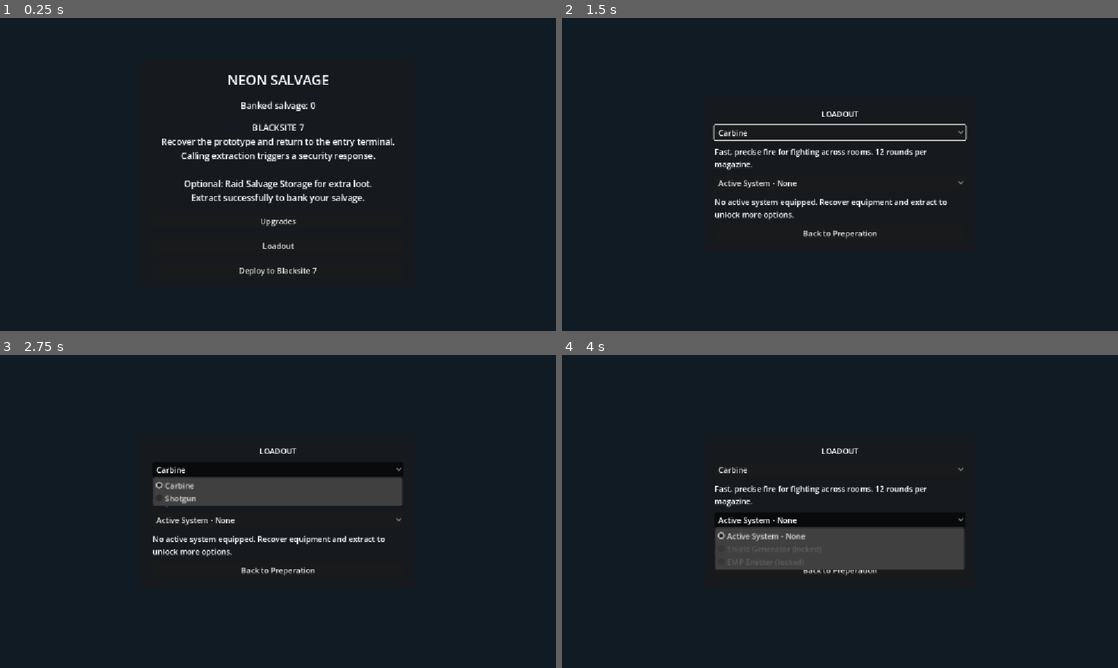
Above: before the commit, frames 1-4 (two rows, left to right).
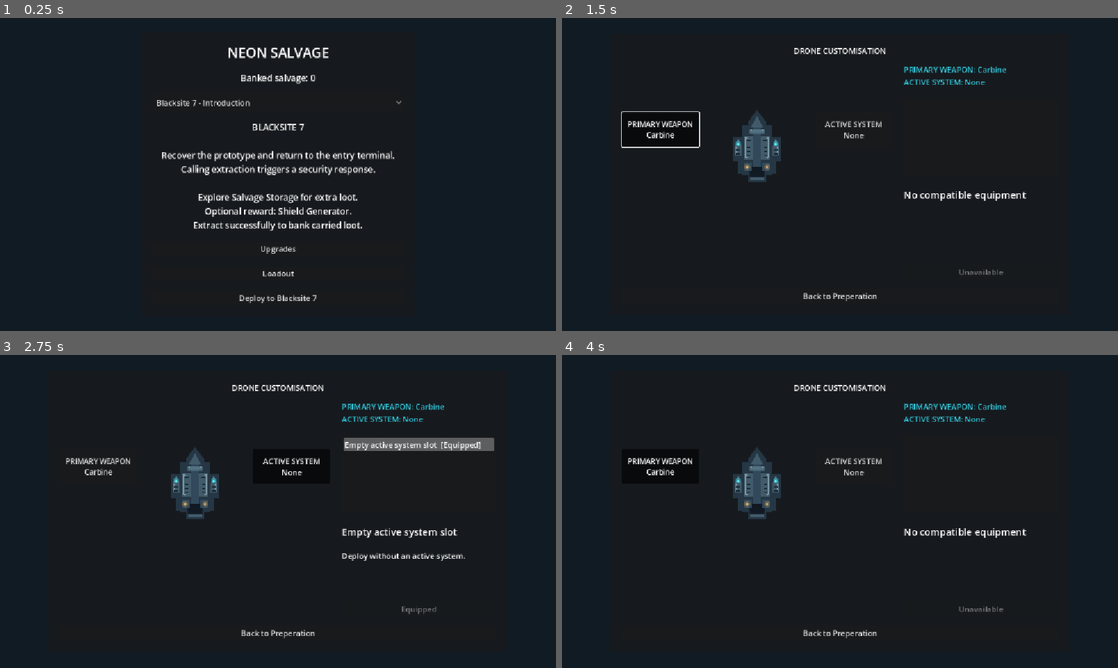
Above: after the commit, the same moments.

Repository: lolalolabob123/NeonSalvage-Godot
Game: Godot game, scene res://scenes/ui/PreperationScreen.tscn
Same seed, same stepped clock (60 frames per second), same inputs: the game is played once before the commit and once after it.
Inputs (mouse positions are in pixels of both pictures, inside the frame that each line leads up to):
- Up to frame 1 (0.25 s): no input
- Up to frame 2 (1.5 s): click (840, 102) at 0.5 s, where only the run after the commit has a clickable "Blacksite 7 - Introduction"; click "Loadout" at 1.25 s
- Up to frame 3 (2.75 s): click (278, 470) at 2 s, where only the run before the commit has a clickable "Carbine"
- Up to frame 4 (4 s): click (662, 467) at 2.75 s, where only the run after the commit has a clickable "PRIMARY WEAPON Carbine"; click (840, 520) at 3.5 s, where only the run before the commit has a clickable "Active System - None"

The runs differ from the first frame. In frame 1, 5.5% of the frame differs, in the area x 28-73%, y 9-92%; in frame 2, 4.8%; in frame 3, 8.6%; in frame 4, 9.4%, in the area x 11-84%, y 9-91%.

Commit message:
Started implementing an improved loadout system

Diff:
--- a/neon-salvage/scenes/levels/RelayStation.tscn
+++ b/neon-salvage/scenes/levels/RelayStation.tscn
@@ -742,12 +742,12 @@
 navigation_polygon = SubResource("NavigationPolygon_cupjd")
 script = ExtResource("17_cupjd")
 
-[node name="JunctionSign" parent="Maintenance" unique_id=93968430 instance=ExtResource("4_otofu")]
-position = Vector2(0, -245)
+[node name="MaintenanceSign" parent="Maintenance" unique_id=93968430 instance=ExtResource("4_otofu")]
+position = Vector2(120, -245)
 heading = "MAINTENANCE"
 details = "Optional: isolate the turbine discharges.
 The breaker makes restarting safer."
-sign_width = 600.0
+sign_width = 320.0
 
 [node name="MaintenanceCorridor" type="Node2D" parent="." unique_id=675924027 node_paths=PackedStringArray("west_end", "east_end", "north_wall", "south_wall")]
 position = Vector2(1312, 0)
--- /dev/null
+++ b/neon-salvage/scenes/ui/GearInventory.tscn
@@ -0,0 +1,30 @@
+[gd_scene format=3 uid="uid://b8t24l5y1o56g"]
+
+[ext_resource type="Script" uid="uid://bj8rgh43xyo2q" path="res://scripts/ui/gear_inventory.gd" id="1_ii7dy"]
+
+[node name="GearInventory" type="VBoxContainer" unique_id=1086114241]
+custom_minimum_size = Vector2(520, 0)
+theme_override_constants/separation = 12
+script = ExtResource("1_ii7dy")
+
+[node name="EquippedSummary" type="Label" parent="." unique_id=1197822469]
+layout_mode = 2
+theme_override_colors/font_color = Color(0.19215687, 0.79607844, 0.8784314, 1)
+
+[node name="OwnedGearList" type="ItemList" parent="." unique_id=1333306523]
+custom_minimum_size = Vector2(0, 160)
+layout_mode = 2
+
+[node name="ItemName" type="Label" parent="." unique_id=1904787326]
+layout_mode = 2
+theme_override_font_sizes/font_size = 20
+
+[node name="ItemDescription" type="Label" parent="." unique_id=1729979995]
+custom_minimum_size = Vector2(0, 80)
+layout_mode = 2
+autowrap_mode = 3
+
+[node name="EquipButton" type="Button" parent="." unique_id=1983458247]
+custom_minimum_size = Vector2(0, 36)
+layout_mode = 2
+text = "Equip"
--- a/neon-salvage/scenes/ui/PreperationScreen.tscn
+++ b/neon-salvage/scenes/ui/PreperationScreen.tscn
@@ -2,8 +2,11 @@
 
 [ext_resource type="Script" uid="uid://or6hof2aipoc" path="res://scripts/ui/preperation_screen.gd" id="1_e7rqc"]
 [ext_resource type="PackedScene" uid="uid://clvv1eri84hdl" path="res://scenes/levels/Blacksite7_VisualTest.tscn" id="2_jcvlb"]
+[ext_resource type="PackedScene" uid="uid://do4v5j0iqnvcm" path="res://scenes/levels/RelayStation.tscn" id="3_qdmyp"]
 [ext_resource type="PackedScene" uid="uid://dwgv2sqfh0rra" path="res://scenes/ui/SkillNode.tscn" id="3_ymwfk"]
 [ext_resource type="Script" uid="uid://cd4ct7oi4prx8" path="res://scripts/ui/branch_connector.gd" id="4_gn8cd"]
+[ext_resource type="Texture2D" uid="uid://cjy2lhg1121ou" path="res://assets/player/PlayerDrone_Hull.png" id="6_i8rs1"]
+[ext_resource type="PackedScene" uid="uid://b8t24l5y1o56g" path="res://scenes/ui/GearInventory.tscn" id="6_j6p6y"]
 
 [node name="PreperationScreen" type="Control" unique_id=351789938]
 layout_mode = 3
@@ -14,6 +17,7 @@
 grow_vertical = 2
 script = ExtResource("1_e7rqc")
 mission_scene = ExtResource("2_jcvlb")
+relay_station_scene = ExtResource("3_qdmyp")
 
 [node name="Background" type="ColorRect" parent="." unique_id=198470478]
 layout_mode = 1
@@ -60,6 +64,10 @@
 text = "Banked Salvage: 0"
 horizontal_alignment = 1
 
+[node name="MissionSelector" type="OptionButton" parent="Center/Panel/Margin/Content" unique_id=27810408]
+custom_minimum_size = Vector2(0, 36)
+layout_mode = 2
+
 [node name="MissionBriefingLabel" type="Label" parent="Center/Panel/Margin/Content" unique_id=1338324614]
 custom_minimum_size = Vector2(520, 0)
 layout_mode = 2
@@ -161,7 +169,6 @@
 text = "Back to Preparation"
 
 [node name="LoadoutView" type="CenterContainer" parent="." unique_id=85782848]
-visible = false
 layout_mode = 1
 anchors_preset = 15
 anchor_right = 1.0
@@ -182,27 +189,63 @@
 [node name="Content" type="VBoxContainer" parent="LoadoutView/Panel/Margin" unique_id=1087390251]
 custom_minimum_size = Vector2(520, 0)
 layout_mode = 2
-theme_override_constants/separation = 12
+theme_override_constants/separation = 16
 
 [node name="TitleLabel" type="Label" parent="LoadoutView/Panel/Margin/Content" unique_id=1517231873]
 layout_mode = 2
-text = "LOADOUT"
-horizontal_alignment = 1
-
-[node name="PrimaryWeaponSelector" type="OptionButton" parent="LoadoutView/Panel/Margin/Content" unique_id=833665148]
-layout_mode = 2
-
-[node name="WeaponDescription" type="Label" parent="LoadoutView/Panel/Margin/Content" unique_id=1839733130]
-layout_mode = 2
-autowrap_mode = 3
-
-[node name="ActiveSystemSelector" type="OptionButton" parent="LoadoutView/Panel/Margin/Content" unique_id=2139718317]
-layout_mode = 2
-
-[node name="SystemDescription" type="Label" parent="LoadoutView/Panel/Margin/Content" unique_id=1899808230]
-layout_mode = 2
-autowrap_mode = 3
+text = "DRONE CUSTOMISATION"
+horizontal_alignment = 1
+
+[node name="Body" type="HBoxContainer" parent="LoadoutView/Panel/Margin/Content" unique_id=678012674]
+layout_mode = 2
+theme_override_constants/separation = 24
+
+[node name="DroneSchematic" type="Control" parent="LoadoutView/Panel/Margin/Content/Body" unique_id=893451663]
+custom_minimum_size = Vector2(560, 360)
+layout_mode = 2
+
+[node name="DronePreview" type="TextureRect" parent="LoadoutView/Panel/Margin/Content/Body/DroneSchematic" unique_id=957624796]
+layout_mode = 1
+offset_left = 180.0
+offset_top = 60.0
+offset_right = 380.0
+offset_bottom = 280.0
+mouse_filter = 2
+texture = ExtResource("6_i8rs1")
+expand_mode = 1
+stretch_mode = 5
+
+[node name="WeaponSlot" type="Button" parent="LoadoutView/Panel/Margin/Content/Body/DroneSchematic" unique_id=1338252221]
+layout_mode = 0
+offset_top = 100.0
+offset_right = 160.0
+offset_bottom = 172.0
+theme_override_font_sizes/font_size = 15
+toggle_mode = true
+text = "PRIMARY WEAPON
+Carbine"
+
+[node name="SystemSlot" type="Button" parent="LoadoutView/Panel/Margin/Content/Body/DroneSchematic" unique_id=852050431]
+layout_mode = 0
+offset_left = 400.0
+offset_top = 100.0
+offset_right = 560.0
+offset_bottom = 172.0
+toggle_mode = true
+text = "ACTIVE SYSTEM
+None"
+
+[node name="SlotInspector" type="VBoxContainer" parent="LoadoutView/Panel/Margin/Content/Body" unique_id=769776356]
+custom_minimum_size = Vector2(320, 0)
+layout_mode = 2
+
+[node name="GearInventory" parent="LoadoutView/Panel/Margin/Content/Body/SlotInspector" unique_id=1086114241 instance=ExtResource("6_j6p6y")]
+custom_minimum_size = Vector2(320, 0)
+layout_mode = 2
+theme_override_constants/separation = 24
 
 [node name="LoadoutBackButton" type="Button" parent="LoadoutView/Panel/Margin/Content" unique_id=441529395]
 layout_mode = 2
 text = "Back to Preperation"
+
+[editable path="LoadoutView/Panel/Margin/Content/Body/SlotInspector/GearInventory"]
--- a/neon-salvage/scripts/environment/facility_sign.gd
+++ b/neon-salvage/scripts/environment/facility_sign.gd
@@ -46,5 +46,5 @@
 	details_label.horizontal_alignment = HORIZONTAL_ALIGNMENT_CENTER
 	details_label.add_theme_font_size_override("font_size", 18)
 	details_label.add_theme_color_override(
-		"font_color", Color("#7895A1")
+		"font_color", Color("#A0B8C2")
 	)
--- a/neon-salvage/scripts/progress_store.gd
+++ b/neon-salvage/scripts/progress_store.gd
@@ -48,6 +48,7 @@
 var hull_reinforced: bool = false
 var selected_primary_weapon: WeaponDefinition = null
 var selected_system: StringName = &""
+var selected_mission_index: int = 0
 
 func _ready() -> void:
 	var error := save_data.load(SAVE_PATH)
--- a/neon-salvage/scripts/ui/facility_mission.gd
+++ b/neon-salvage/scripts/ui/facility_mission.gd
@@ -197,7 +197,7 @@
 		if power_fault_diagnosed:
 			return "Restart the turbine in Turbine Hall."
 
-		return "Restart the turbine. Control Room contains fault information."
+		return "Restart the turbine in Turbine Hall. Maintenance can disable its electrical hazards."
 
 	return "Recover the prototype in the security room."
 
--- /dev/null
+++ b/neon-salvage/scripts/ui/gear_inventory.gd
@@ -0,0 +1,204 @@
+class_name DroneGearInventory
+extends VBoxContainer
+
+signal loadout_changed
+
+const CARBINE: WeaponDefinition = preload(
+	"res://resources/weapons/Carbine.tres"
+)
+const SHOTGUN: WeaponDefinition = preload(
+	"res://resources/weapons/Shotgun.tres"
+)
+
+@onready var equipped_summary: Label = $EquippedSummary
+@onready var owned_gear_list: ItemList = $OwnedGearList
+@onready var item_name: Label = $ItemName
+@onready var item_description: Label = $ItemDescription
+@onready var equip_button: Button = $EquipButton
+
+var active_slot: StringName = &"weapon"
+var entries: Array[Dictionary] = []
+
+func _ready() -> void:
+	if ProgressStore.selected_primary_weapon == null:
+		ProgressStore.selected_primary_weapon = CARBINE
+
+	owned_gear_list.item_selected.connect(_inspect_item)
+	equip_button.pressed.connect(_equip_selected)
+
+	refresh_inventory()
+
+
+func refresh_inventory(selected_index: int = 0) -> void:
+	entries.clear()
+	owned_gear_list.clear()
+
+	if active_slot == &"weapon:":
+		_add_weapon(
+			CARBINE,
+			"Precise fire for fighting across rooms."
+		)
+		_add_weapon(
+			SHOTGUN,
+			"Wide spread for close fights around corners."
+		)
+
+	elif active_slot == &"system":
+		for gear_id in ProgressStore.GEAR:
+			if not ProgressStore.owns_gear(gear_id):
+				continue
+			var gear: Dictionary = ProgressStore.GEAR[gear_id]
+
+			entries.append({
+				"kind": "system",
+				"id": gear_id,
+				"name": gear["display_name"],
+				"description": _get_system_description(gear_id)
+			})
+
+		entries.append({
+			"kind": "system",
+			"id": &"",
+			"name": "Empty active system slot",
+			"description": "Deploy without an active system.",
+		})
+
+	_update_equipped_summary()
+
+	if entries.is_empty():
+		item_name.text = "No compatible equipment"
+		item_description.text = ""
+		equip_button.text = "Unavailable"
+		equip_button.disabled = true
+		return
+
+	for entry in entries:
+		var label: String = entry["name"]
+
+		if _is_equipped(entry):
+			label += "  [Equipped]"
+
+		owned_gear_list.add_item(label)
+
+	var index := clampi(selected_index, 0, entries.size() - 1)
+	owned_gear_list.select(index)
+	_inspect_item(index)
+
+
+func _add_weapon(
+	weapon: WeaponDefinition,
+	description: String
+) -> void:
+	entries.append({
+		"kind": "weapon",
+		"weapon": weapon,
+		"name": weapon.display_name,
+		"description": (
+			description
+			+ "\n\nMagazine: %d"
+			+ "\nReload: %.1f seconds"
+		) % [
+			weapon.magazine_capacity,
+			weapon.reload_duration,
+		],
+	})
+
+
+func _inspect_item(index: int) -> void:
+	if index < 0 or index >= entries.size():
+		return
+
+	var entry: Dictionary = entries[index]
+
+	item_name.text = entry["name"]
+	item_description.text = entry["description"]
+
+	var equipped := _is_equipped(entry)
+	equip_button.disabled = equipped
+
+	if equipped:
+		equip_button.text = "Equipped"
+	elif entry["kind"] == "system" and entry["id"] == &"":
+		equip_button.text = "Unequip active system"
+	else:
+		equip_button.text = "Equip"
+
+
+func _equip_selected() -> void:
+	var selection := owned_gear_list.get_selected_items()
+
+	if selection.is_empty():
+		return
+
+	var index: int = selection[0]
+	var entry: Dictionary = entries[index]
+
+	if entry["kind"] == "weapon":
+		ProgressStore.selected_primary_weapon = (
+			entry["weapon"] as WeaponDefinition
+		)
+	else:
+		var gear_id := StringName(entry["id"])
+
+		if gear_id != &"" and not ProgressStore.owns_gear(gear_id):
+			return
+
+		ProgressStore.selected_system = gear_id
+
+	refresh_inventory(index)
+	loadout_changed.emit()
+
+
+func _is_equipped(entry: Dictionary) -> bool:
+	if entry["kind"] == "weapon":
+		return entry["weapon"] == ProgressStore.selected_primary_weapon
+
+	return entry["id"] == ProgressStore.selected_system
+
+
+func _update_equipped_summary() -> void:
+	var weapon := ProgressStore.selected_primary_weapon
+	var weapon_name := "None"
+
+	if weapon != null:
+		weapon_name = weapon.display_name
+
+	var system_name := "None"
+	var system_id := ProgressStore.selected_system
+
+	if ProgressStore.owns_gear(system_id):
+		var gear: Dictionary = ProgressStore.GEAR[system_id]
+		system_name = gear["display_name"]
+
+	equipped_summary.text = (
+		"PRIMARY WEAPON: %s\nACTIVE SYSTEM: %s"
+	) % [weapon_name, system_name]
+
+
+func _get_system_description(gear_id: StringName) -> String:
+	match gear_id:
+		ProgressStore.SHIELD_GENERATOR_ID:
+			return (
+				"Blocks hull damage for 1.5 seconds.\n\n"
+				+ "Activation: Q\n"
+				+ "Cooldown: 8 seconds after the shield expires."
+			)
+
+		ProgressStore.EMP_EMITTER_ID:
+			return (
+				"Interrupts and stuns nearby enemies without dealing damage.\n\n"
+				+ "Activation: Q\n"
+				+ "Radius: 220 pixels\n"
+				+ "Stun: 2 seconds\n"
+				+ "Cooldown: 10 seconds"
+			)
+
+		_:
+			return "Active system."
+
+func select_slot(slot_id: StringName) -> void:
+	if slot_id != &"weapon" and slot_id != &"system":
+		return
+
+	active_slot = slot_id
+	refresh_inventory()
--- a/neon-salvage/scripts/ui/preperation_screen.gd
+++ b/neon-salvage/scripts/ui/preperation_screen.gd
@@ -1,59 +1,67 @@
 extends Control
 
-const CARBINE: WeaponDefinition = preload("res://resources/weapons/Carbine.tres")
-const SHOTGUN: WeaponDefinition = preload("res://resources/weapons/Shotgun.tres")
-
 @export var mission_scene: PackedScene
+@export var relay_station_scene: PackedScene
 
 @onready var preparation_view: CenterContainer = $Center
 @onready var upgrades_view: CenterContainer = $UpgradesView
 @onready var banked_label: Label = $Center/Panel/Margin/Content/BankedLabel
 @onready var deploy_button: Button = $Center/Panel/Margin/Content/DeployButton
 @onready var upgrades_button: Button = $Center/Panel/Margin/Content/UpgradesButton
-@onready var primary_weapon_selector: OptionButton = $LoadoutView/Panel/Margin/Content/PrimaryWeaponSelector
-@onready var weapon_description: Label = $LoadoutView/Panel/Margin/Content/WeaponDescription
 @onready var upgrades_banked_label: Label = $UpgradesView/Panel/Margin/Content/UpgradesBankedLabel
 @onready var upgrade_status: Label = $UpgradesView/Panel/Margin/Content/SkillTree/UpgradeStatus
 @onready var back_button: Button = $UpgradesView/Panel/Margin/Content/BackButton
 @onready var reset_skills_button: Button = $UpgradesView/Panel/Margin/Content/ResetSkillsButton
-@onready var active_system_selector: OptionButton = $LoadoutView/Panel/Margin/Content/ActiveSystemSelector
 @onready var loadout_view: CenterContainer = $LoadoutView
 @onready var loadout_button: Button = $Center/Panel/Margin/Content/LoadoutButton
-@onready var system_description: Label = $LoadoutView/Panel/Margin/Content/SystemDescription
 @onready var loadout_back_button: Button = $LoadoutView/Panel/Margin/Content/LoadoutBackButton
+@onready var mission_selector: OptionButton = $Center/Panel/Margin/Content/MissionSelector
+@onready var mission_briefing: Label = $Center/Panel/Margin/Content/MissionBriefingLabel
+@onready var gear_inventory: DroneGearInventory = $LoadoutView/Panel/Margin/Content/Body/SlotInspector/GearInventory
+@onready var weapon_slot: Button = $LoadoutView/Panel/Margin/Content/Body/DroneSchematic/WeaponSlot
+@onready var system_slot: Button = $LoadoutView/Panel/Margin/Content/Body/DroneSchematic/SystemSlot
 
 func _ready() -> void:
 	upgrades_view.hide()
+	loadout_view.hide()
+
 	_update_bank_balance(ProgressStore.banked_salvage)
 	ProgressStore.banked_salvage_changed.connect(_update_bank_balance)
 
 	deploy_button.pressed.connect(_deploy)
 	upgrades_button.pressed.connect(_open_upgrades)
 	back_button.pressed.connect(_close_upgrades)
+
 	reset_skills_button.visible = OS.is_debug_build()
 	reset_skills_button.pressed.connect(_reset_skills)
 
-	primary_weapon_selector.clear()
-	primary_weapon_selector.add_item(CARBINE.display_name)
-	primary_weapon_selector.add_item(SHOTGUN.display_name)
-
-	if ProgressStore.selected_primary_weapon == SHOTGUN:
-		primary_weapon_selector.select(1)
-	else:
-		primary_weapon_selector.select(0)
-
-	primary_weapon_selector.item_selected.connect(_update_weapon_description)
-	_update_weapon_description(primary_weapon_selector.selected)
-
-	_build_system_selector()
-
-	loadout_view.hide()
 	loadout_button.pressed.connect(_open_loadout)
 	loadout_back_button.pressed.connect(_close_loadout)
 
-	active_system_selector.item_selected.connect(_update_system_description)
-	_update_system_description(active_system_selector.selected)
-
+	mission_selector.clear()
+	mission_selector.add_item("Blacksite 7 - Introduction")
+	mission_selector.add_item("Relay Station - Power Recovery")
+
+	var mission_index := clampi(
+		ProgressStore.selected_mission_index,
+		0,
+		1
+	)
+
+	mission_selector.select(mission_index)
+	mission_selector.item_selected.connect(_on_mission_selected)
+	_on_mission_selected(mission_index)
+
+	weapon_slot.pressed.connect(
+		_select_loadout_slot.bind(&"weapon")
+	)
+	system_slot.pressed.connect(
+		_select_loadout_slot.bind(&"system")
+	)
+
+	gear_inventory.loadout_changed.connect(_update_slot_labels)
+
+	_select_loadout_slot(&"weapon")
 
 func _update_bank_balance(total: int) -> void:
 	banked_label.text = "Banked salvage: %d" % total
@@ -70,52 +78,26 @@
 
 
 func _deploy() -> void:
-	if mission_scene == null:
-		push_error("Preparation screen needs its Mission Scene assigned.")
+	var selected_scene := _get_selected_mission_scene()
+
+	if selected_scene == null:
+		push_error("The selected mission needs its scene assigned.")
 		return
 
-	if primary_weapon_selector.selected == 1:
-		ProgressStore.selected_primary_weapon = SHOTGUN
-	else:
-		ProgressStore.selected_primary_weapon = CARBINE
-
-	var selected_system_id := StringName(
-		active_system_selector.get_item_metadata(
-			active_system_selector.selected
-		)
-	)
-
-	if (
-		selected_system_id != &""
-		and ProgressStore.owns_gear(selected_system_id)
-	):
-		ProgressStore.selected_system = selected_system_id
-	else:
+	# Only owned equipment can occupy the active system slot.
+	var system_id := ProgressStore.selected_system
+
+	if system_id != &"" and not ProgressStore.owns_gear(system_id):
 		ProgressStore.selected_system = &""
 
 	deploy_button.disabled = true
 	get_tree().paused = false
 
-	var error := get_tree().change_scene_to_packed(mission_scene)
+	var error := get_tree().change_scene_to_packed(selected_scene)
+
 	if error != OK:
 		deploy_button.disabled = false
 		push_error("Could not deploy: %s" % error_string(error))
-
-
-func _update_weapon_description(index: int) -> void:
-	match index:
-		0:
-			weapon_description.text = (
-				"Fast, precise fire for fighting across rooms. %d rounds per magazine."
-				% CARBINE.magazine_capacity
-			)
-		1:
-			weapon_description.text = (
-				"Wide spread for close fights around corners. %d shells per magazine."
-				% SHOTGUN.magazine_capacity
-			)
-		_:
-			weapon_description.text = ""
 
 func _open_upgrades() -> void:
 	preparation_view.hide()
@@ -145,81 +127,89 @@
 func _open_loadout() -> void:
 	preparation_view.hide()
 	loadout_view.show()
-	primary_weapon_selector.grab_focus()
+
+	_select_loadout_slot(&"weapon")
+	weapon_slot.grab_focus()
 
 func _close_loadout() -> void:
 	loadout_view.hide()
 	preparation_view.show()
 	loadout_button.grab_focus()
 
-func _update_system_description(index: int) -> void:
-	if index < 0:
-		system_description.text = ""
-		return
-
-	var gear_id := StringName(
-		active_system_selector.get_item_metadata(index)
-	)
-
-	match gear_id:
-		ProgressStore.SHIELD_GENERATOR_ID:
-			system_description.text = (
-				"Press Q to block hull damage for 1.5 seconds. "
-				+ "The 8-second cooldown starts when the shield expires."
+func _on_mission_selected(index: int) -> void:
+	ProgressStore.selected_mission_index = index
+
+	match index:
+		0:
+			var reward_text := "Optional reward: Shield Generator."
+
+			if ProgressStore.owns_shield_generator():
+				reward_text = "Shield Generator already secured."
+
+			mission_briefing.text = (
+				"BLACKSITE 7\n\n"
+				+ "Recover the prototype and return to the entry terminal.\n"
+				+ "Calling extraction triggers a security response.\n\n"
+				+ "Explore Salvage Storage for extra loot.\n"
+				+ reward_text
+				+ "\nExtract successfully to bank carried loot."
 			)
-		ProgressStore.EMP_EMITTER_ID:
-			system_description.text = (
-				"Press Q to interrupt and stun enemies within "
-				+ "220 pixels for 2 seconds. Deals no damage. "
-				+ "10-second cooldown."
+
+			deploy_button.text = "Deploy to Blacksite 7"
+
+		1:
+			var reward_text := "Research reward: EMP Emitter."
+
+			if ProgressStore.owns_gear(ProgressStore.EMP_EMITTER_ID):
+				reward_text = "Research reward: 10-salvage cache."
+
+			mission_briefing.text = (
+				"RELAY STATION\n\n"
+				+ "Restart the turbine to unlock Research Annex.\n"
+				+ "Maintenance can disable electrical hazards.\n\n"
+				+ "Security Control can disable extraction reinforcements.\n\n"
+				+ reward_text
+				+ "\nExplore Processing vault for additional salvage."
+				+ "\nYou may extract early with carried loot."
 			)
-		_:
-			system_description.text = (
-				"No active system equipped. "
-				+ "Recover equipment and extract to unlock more options."
-			)
-
-func _build_system_selector() -> void:
-	active_system_selector.clear()
-	active_system_selector.tooltip_text = (
-		"Recover equipment and extract successfully to unlock it."
-	)
-
-	active_system_selector.add_item("Active System - None")
-	active_system_selector.set_item_metadata(0, &"")
-
-	_add_system_option(ProgressStore.SHIELD_GENERATOR_ID)
-	_add_system_option(ProgressStore.EMP_EMITTER_ID)
-
-	# Default to None, then restore the equipped system if owned.
-	active_system_selector.select(0)
-
-	for index in range(1, active_system_selector.item_count):
-		var gear_id := StringName(
-			active_system_selector.get_item_metadata(index)
-		)
-
-		if (
-			gear_id == ProgressStore.selected_system
-			and ProgressStore.owns_gear(gear_id)
-		):
-			active_system_selector.select(index)
-			break
-
-func _add_system_option(gear_id: StringName) -> void:
-	var gear: Dictionary = ProgressStore.GEAR[gear_id]
-	var display_name: String = gear["display_name"]
-	var owned := ProgressStore.owns_gear(gear_id)
-	var index := active_system_selector.item_count
-
-	if owned:
-		active_system_selector.add_item(
-			"Active System - %s [Q]" % display_name
-		)
-	else:
-		active_system_selector.add_item(
-			"%s (locked)" % display_name
-		)
-
-	active_system_selector.set_item_metadata(index, gear_id)
-	active_system_selector.set_item_disabled(index, not owned)
+
+			deploy_button.text = "Deploy to Relay Station"
+
+	var selected_scene := _get_selected_mission_scene()
+	deploy_button.disabled = selected_scene == null
+
+	if selected_scene == null:
+		mission_briefing.text += "\n\nMission scene has not been assigned."
+
+func _get_selected_mission_scene() -> PackedScene:
+	if mission_selector.selected == 1:
+		return relay_station_scene
+
+	return mission_scene
+
+func _select_loadout_slot(slot_id: StringName) -> void:
+	var selecting_weapon := slot_id == &"weapon"
+
+	weapon_slot.set_pressed_no_signal(selecting_weapon)
+	system_slot.set_pressed_no_signal(not selecting_weapon)
+
+	gear_inventory.select_slot(slot_id)
+	_update_slot_labels()
+
+func _update_slot_labels() -> void:
+	var weapon_name := "None"
+	var weapon := ProgressStore.selected_primary_weapon
+
+	if weapon != null:
+		weapon_name = weapon.display_name
+
+	weapon_slot.text = "PRIMARY WEAPON\n%s" % weapon_name
+
+	var system_name = "None"
+	var system_id := ProgressStore.selected_system
+
+	if ProgressStore.owns_gear(system_id):
+		var gear: Dictionary = ProgressStore.GEAR[system_id]
+		system_name = gear["display_name"]
+
+	system_slot.text = "ACTIVE SYSTEM\n%s" % system_name
Not shown, added: neon-salvage/scripts/ui/gear_inventory.gd.uid
Not shown, added: neon-salvage/scenes/ui/PreperationScreen.tscn6509847281.tmp
Not shown, added: neon-salvage/scenes/ui/PreperationScreen.tscn6558714642.tmp
